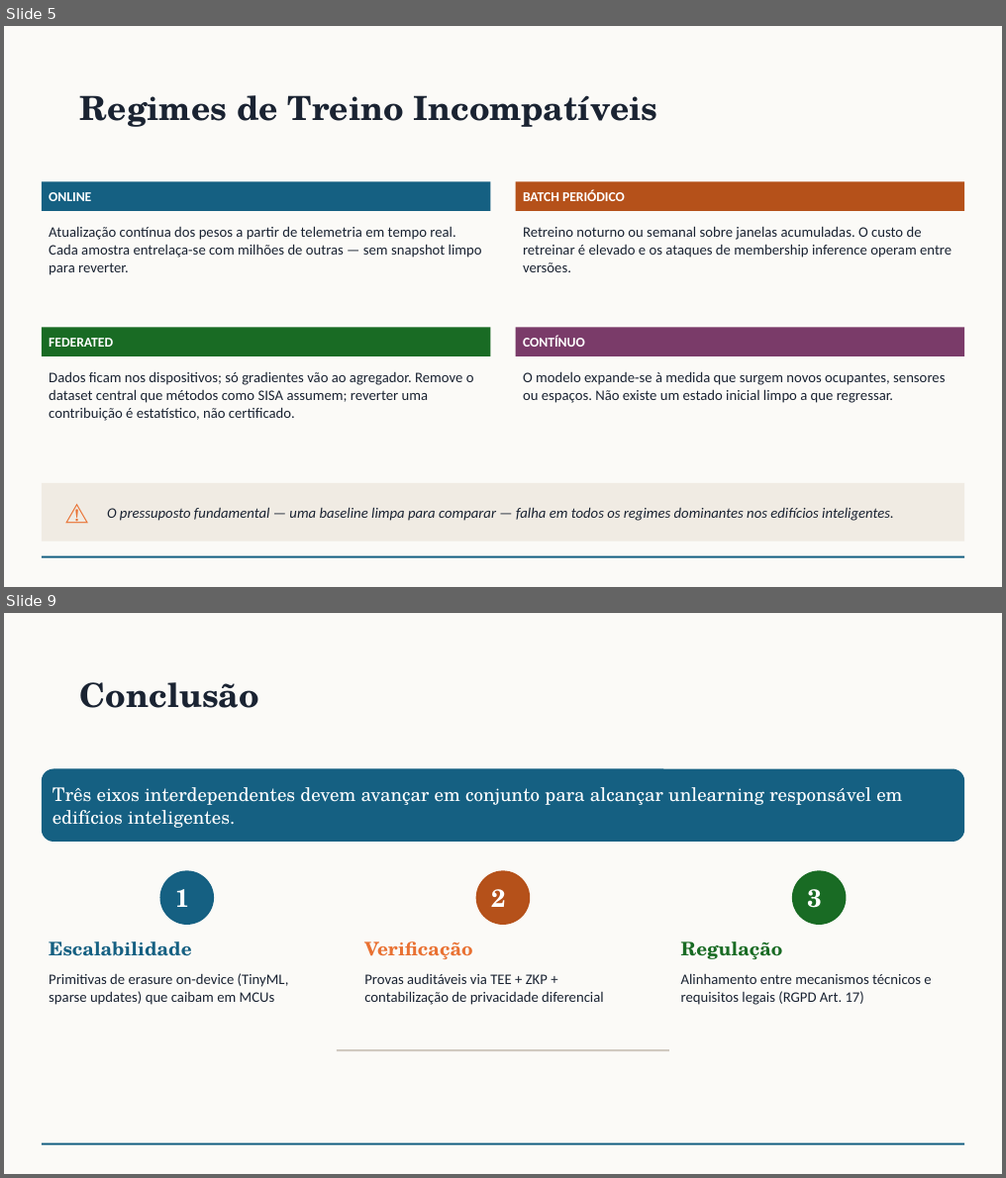
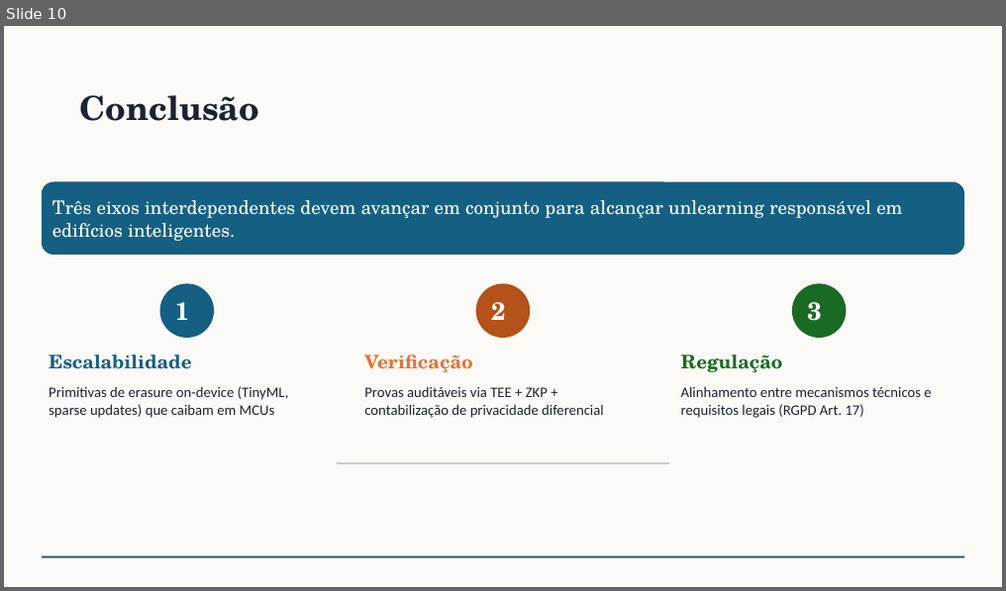
Before and after one commit to rafaeldpsilva/sa4cps-vault, a slide deck: Entregas PhD/machine-unlearning.pptx. Shown one above the other, each under a label of ours: slides 5 and 9 before the commit, slide 10 after it; the slides between them are not shown. The pictures are 1006x1178 and 1006x591 pixels, drawn with LibreOffice and Linux fonts; fonts in the diff are those of the drawing. Boxes give left, top, right and bottom in pixels: in the first picture for what was removed or moved away, otherwise in the second. Text is boxed around its words. In the diff, an @@ line names an element or a change of style, - is before the commit and + after.

```diff
--- a/Entregas PhD/machine-unlearning.pptx
+++ b/Entregas PhD/machine-unlearning.pptx
@@ slide 5 removed at box(4, 26, 1002, 587), background #FBFAF7; not listed: 1 template element that a slide beside it also shows @@
@@ title removed at box(80, 95, 658, 127) @@
-Regimes de Treino Incompatíveis
@@ rectangle removed at box(42, 181, 491, 211) @@
-ONLINE
@@ rectangle removed at box(515, 181, 964, 211) @@
-BATCH PERIÓDICO
@@ text removed at box(49, 226, 482, 275) @@
-Atualização contínua dos pesos a partir de telemetria em tempo real. Cada amostra entrelaça-se com milhões de outras — sem snapshot limpo para reverter.
@@ text removed at box(523, 226, 951, 273) @@
-Retreino noturno ou semanal sobre janelas acumuladas. O custo de retreinar é elevado e os ataques de membership inference operam entre versões.
@@ rectangle removed at box(42, 328, 491, 357) @@
-FEDERATED
@@ rectangle removed at box(515, 328, 964, 357) @@
-CONTÍNUO
@@ text removed at box(49, 372, 474, 421) @@
-Dados ficam nos dispositivos; só gradientes vão ao agregador. Remove o dataset central que métodos como SISA assumem; reverter uma contribuição é estatístico, não certificado.
@@ text removed at box(523, 372, 944, 403) @@
-O modelo expande-se à medida que surgem novos ocupantes, sensores ou espaços. Não existe um estado inicial limpo a que regressar.
@@ rectangle removed at box(42, 483, 964, 542) @@
@@ text removed at box(57, 494, 91, 531) @@
-⚠
@@ text removed at box(107, 507, 894, 521) @@
-O pressuposto fundamental — uma baseline limpa para comparar — falha em todos os regimes dominantes nos edifícios inteligentes.
@@ what was slide 9 is now slide 10 @@
```
Also in this commit, not shown: 4 slides changed, 5 slides added, 3 other slides removed.
